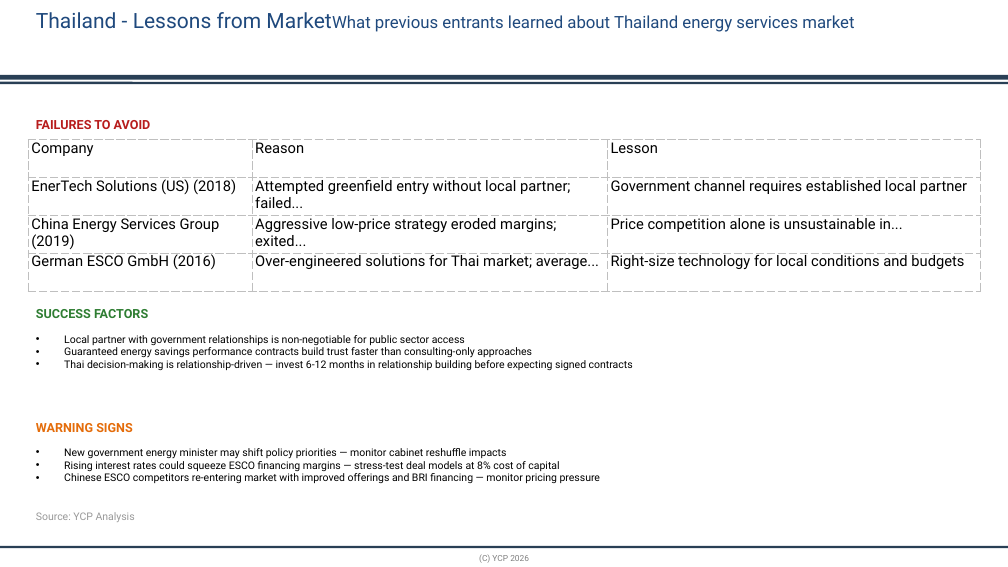
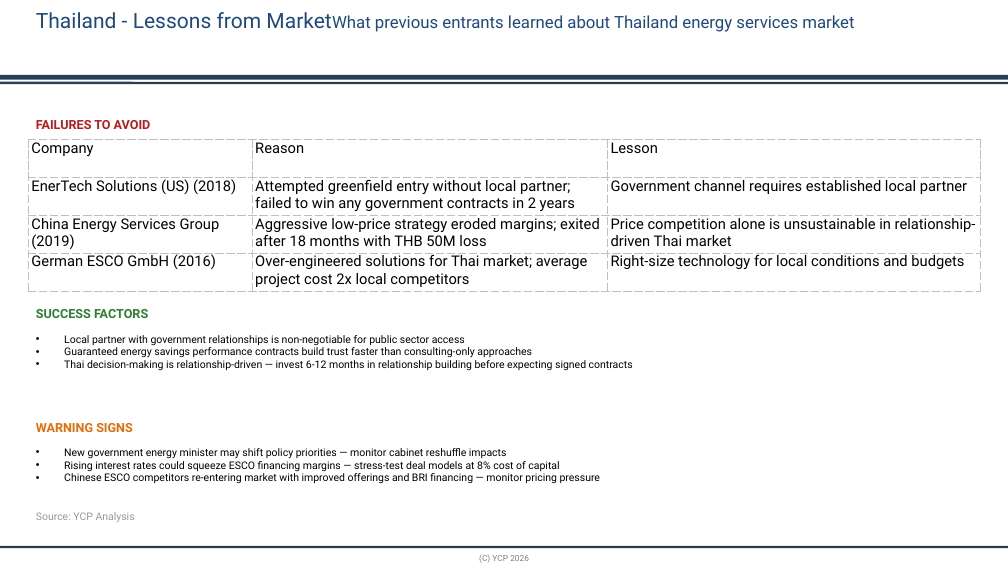
Before and after one commit to xvasjack/xvasjack.github.io, a slide deck: slide 33 of backend/market-research/test-output.pptx. Drawn at 1008x567 pixels with LibreOffice and Linux fonts; fonts in the diff are those of the drawing; background and template pictures are left out. Boxes give left, top, right and bottom in pixels: in the first picture for what was removed or moved away, otherwise in the second. Text is boxed around its words. In the diff, an @@ line names an element or a change of style, - is before the commit and + after.

Commit message:
Fix local PPT validation loop for strict render and real-output checks

```diff
--- a/backend/market-research/test-output.pptx
+++ b/backend/market-research/test-output.pptx
@@ table at bbox=[29, 140, 982, 291] @@
-row 2, column 2: Attempted greenfield entry without local partner; failed...
+row 2, column 2: Attempted greenfield entry without local partner; failed to win any government contracts in 2 years
-row 3, column 2: Aggressive low-price strategy eroded margins; exited...
+row 3, column 2: Aggressive low-price strategy eroded margins; exited after 18 months with THB 50M loss
-row 3, column 3: Price competition alone is unsustainable in...
+row 3, column 3: Price competition alone is unsustainable in relationship-driven Thai market
-row 4, column 2: Over-engineered solutions for Thai market; average...
+row 4, column 2: Over-engineered solutions for Thai market; average project cost 2x local competitors
```
Also in this commit, not shown: 13 other slides changed, 3 other files.
